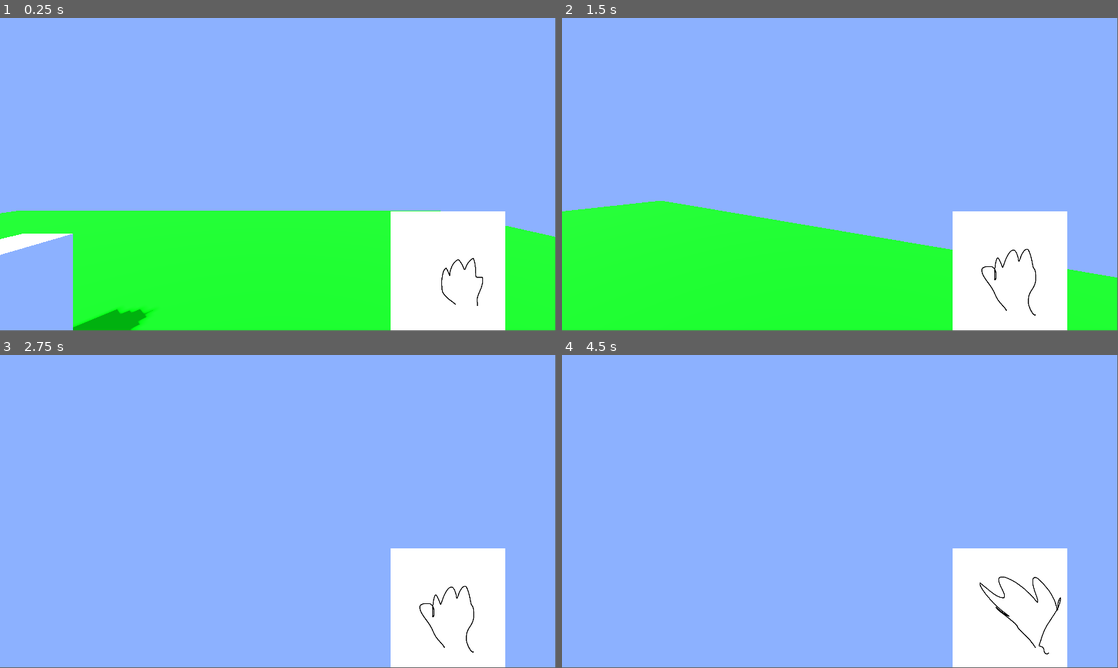
Above: before the commit, frames 1-4 (two rows, left to right).
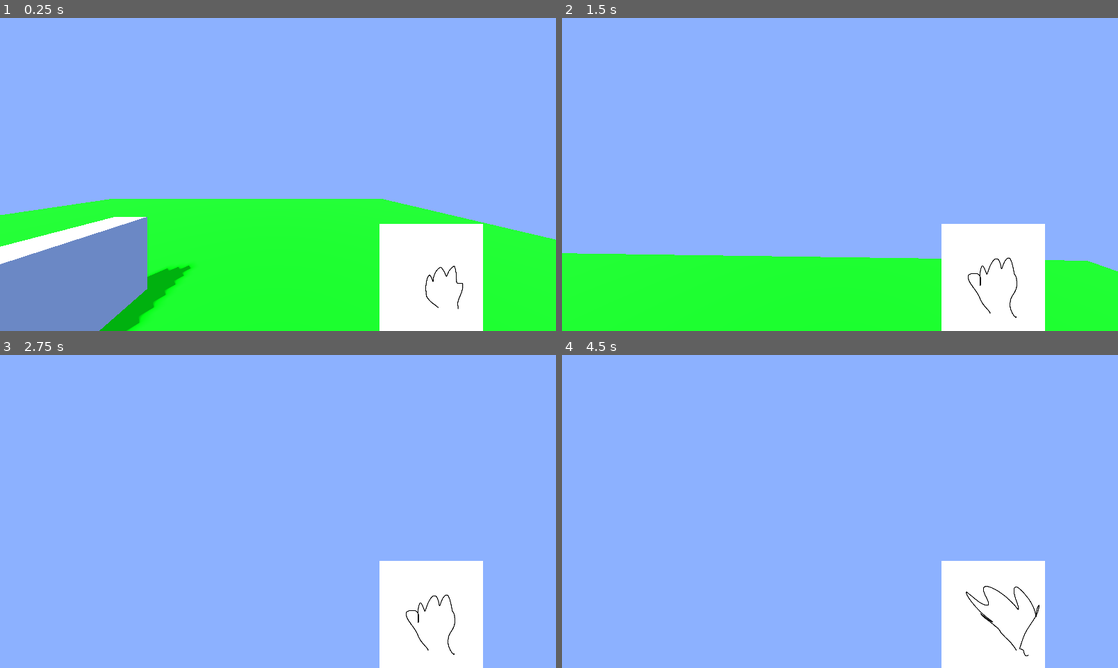
Above: after the commit, the same moments.

Repository: Agent-Maxwell/LudumDare56
Game: Godot game, scene res://world.tscn
Two runs of this game, one before a commit and one after it. Both use one fixed random seed, a clock stepped at 60 frames per second and the inputs below.
Inputs (mouse positions are in pixels of both pictures, inside the frame that each line leads up to):
- Up to frame 1 (0.25 s): no input
- Up to frame 2 (1.5 s): tap Enter (ui_accept) at 0.5, 0.8, 1.35 s; move the mouse to (867, 171) at 0.52 s; hold W (move_forwards) from 0.53 s (still down); click (867, 171) at 0.6 s; tap Space (jump, bound only after the commit) at 0.77, 1.07 s; move the mouse to (812, 174) at 1.27 s
- Up to frame 3 (2.75 s): keep holding W (move_forwards); tap Space (jump, bound only after the commit) at 1.52, 1.55, 1.82, 2.1 s; move the mouse to (289, 505) at 2.02 s; click (289, 505) at 2.3 s
- Up to frame 4 (4.5 s): keep holding W (move_forwards); move the mouse to (834, 514) at 2.77 s; click (834, 514) at 2.85 s; tap Space (jump, bound only after the commit) at 3.02, 3.32, 3.77, 3.8, 4.07 s; tap Enter (ui_accept) at 3.05, 3.6 s; move the mouse to (878, 514) at 3.52 s; move the mouse to (795, 508) at 4.27 s; click (795, 508) at 4.35 s
In our replay, the window is 799x449 before the commit and 800x450 after it. These sizes can differ from the game's own. Grey fills any space a smaller window leaves; there, only what the larger window draws over its background counts as a difference.

The runs differ from the first frame. In frame 1, 14% of the frame differs, in the area x 0-100%, y 57-100%; in frame 2, 12%; in frame 3, 3.2%; in frame 4, 3.3%.

Commit message:
jumping, settings tweaked

Diff:
--- a/player.gd
+++ b/player.gd
@@ -7,8 +7,8 @@
 
 
 const SPEED = 5.0
-const MOUSE_SENS = .5
-#const JUMP_VELOCITY = 4.5
+const MOUSE_SENS = .02
+const JUMP_VELOCITY = 4.5
 
 var can_grab = true
 var failed = false
@@ -41,12 +41,12 @@
 	if failed:
 		return
 	# Add the gravity.
-	#if not is_on_floor():
-	#	velocity += get_gravity() * delta
+	if not is_on_floor():
+		velocity += get_gravity() * delta
 
 	# Handle jump.
-	#if Input.is_action_just_pressed("ui_accept") and is_on_floor():
-	#	velocity.y = JUMP_VELOCITY
+	if Input.is_action_just_pressed("jump") and is_on_floor():
+		velocity.y = JUMP_VELOCITY
 
 	# Get the input direction and handle the movement/deceleration.
 	# As good practice, you should replace UI actions with custom gameplay actions.
@@ -76,6 +76,7 @@
 
 func grab_animation_done():
 	can_grab = true
+	grabSprite.play("idle")
 
 func fail():
 	failed = true
--- a/player.tscn
+++ b/player.tscn
@@ -77,6 +77,7 @@
 
 [node name="Camera3D" type="Camera3D" parent="."]
 transform = Transform3D(1, 0, 0, 0, 1, 0, 0, 0, 1, 0, 1.5, 0)
+fov = 100.7
 
 [node name="CanvasLayer" type="CanvasLayer" parent="."]
 
@@ -97,10 +98,8 @@
 position = Vector2(373, -81)
 scale = Vector2(0.574699, 0.574699)
 sprite_frames = SubResource("SpriteFrames_klnha")
-animation = &"grab"
+animation = &"idle"
 autoplay = "idle"
-frame = 3
-frame_progress = 1.0
 
 [node name="FailScreen" type="Control" parent="CanvasLayer"]
 visible = false
--- a/project.godot
+++ b/project.godot
@@ -14,6 +14,12 @@
 run/main_scene="res://world.tscn"
 config/features=PackedStringArray("4.3", "Forward Plus")
 config/icon="res://icon.svg"
+
+[display]
+
+window/size/viewport_width=1280
+window/size/viewport_height=720
+window/vsync/vsync_mode=0
 
 [input]
 
@@ -52,6 +58,11 @@
 "events": [Object(InputEventMouseButton,"resource_local_to_scene":false,"resource_name":"","device":-1,"window_id":0,"a …(253 unchanged characters)…
 ]
 }
+jump={
+"deadzone": 0.5,
+"events": [Object(InputEventKey,"resource_local_to_scene":false,"resource_name":"","device":-1,"window_id":0,"alt_pressed":false,"shift_pressed":false,"ctrl_pressed":false,"meta_pressed":false,"pressed":false,"keycode":0,"physical_keycode":32,"key_label":0,"unicode":32,"location":0,"echo":false,"script":null)
+]
+}
 
 [layer_names]
 
--- a/world.tscn
+++ b/world.tscn
@@ -7,7 +7,11 @@
 
 [sub_resource type="PlaneMesh" id="PlaneMesh_wldeh"]
 
+[sub_resource type="BoxShape3D" id="BoxShape3D_pcqxp"]
+size = Vector3(2.03857, 1, 2.06995)
+
 [sub_resource type="StandardMaterial3D" id="StandardMaterial3D_070dd"]
+metallic = 0.44
 
 [sub_resource type="BoxMesh" id="BoxMesh_vxh1j"]
 
@@ -26,6 +30,12 @@
 transform = Transform3D(8.64794, 0, 0, 0, 0.745164, 0, 0, 0, 8.38686, 0, 0, 0)
 material_override = SubResource("StandardMaterial3D_2lxx6")
 mesh = SubResource("PlaneMesh_wldeh")
+
+[node name="StaticBody3D" type="StaticBody3D" parent="Environment/Ground"]
+
+[node name="CollisionShape3D" type="CollisionShape3D" parent="Environment/Ground/StaticBody3D"]
+transform = Transform3D(1, 0, 0, 0, 1, 0, 0, 0, 0.999963, 0.00903322, -0.423164, 0.00224985)
+shape = SubResource("BoxShape3D_pcqxp")
 
 [node name="Fence" type="MeshInstance3D" parent="Environment"]
 transform = Transform3D(0.435684, 0, 0, 0, 1, 0, 0, 0, 3.54439, 0, 0.481763, 0)
Not shown: 1 places in world.tscn that only renumber resources
